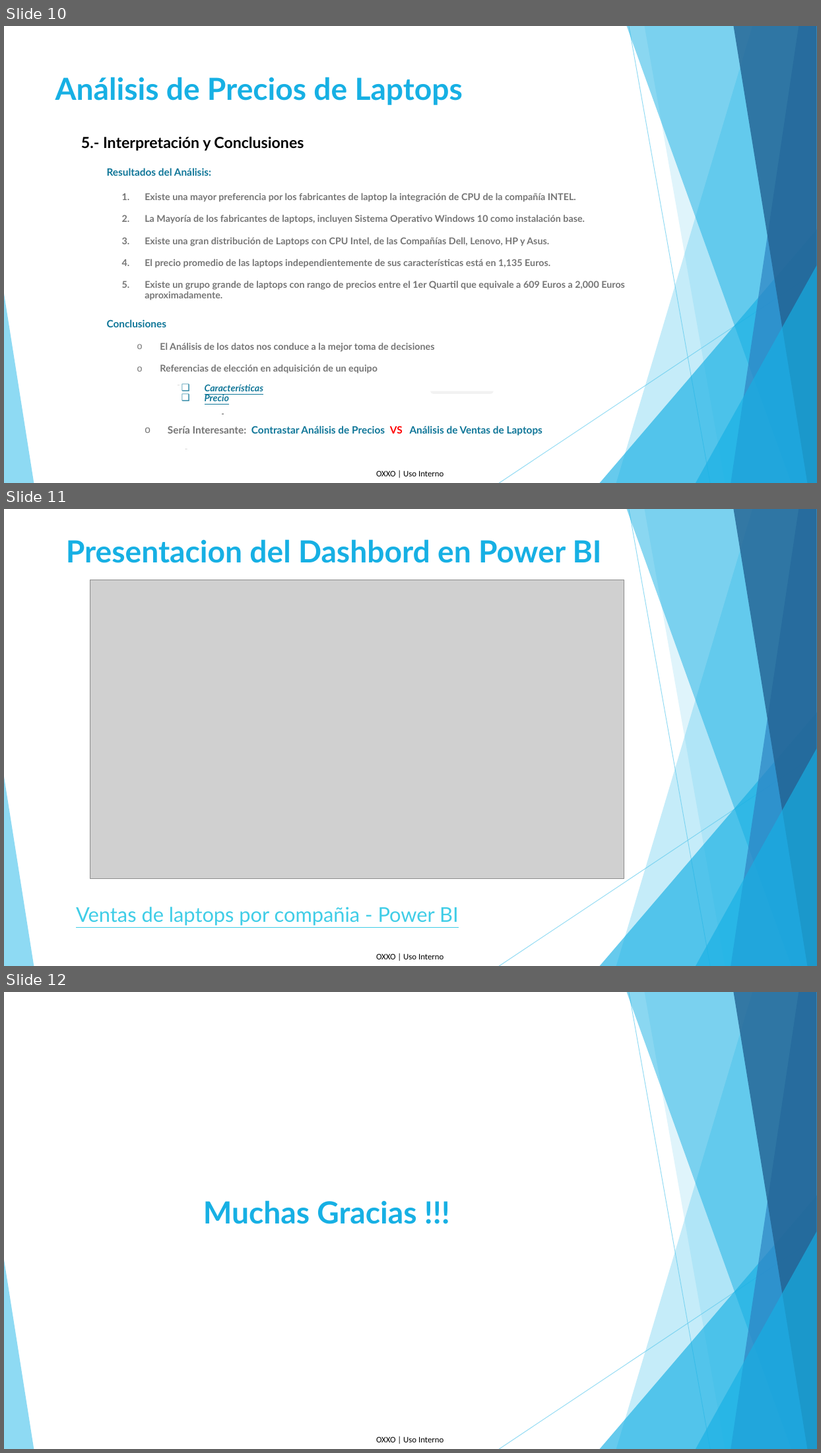
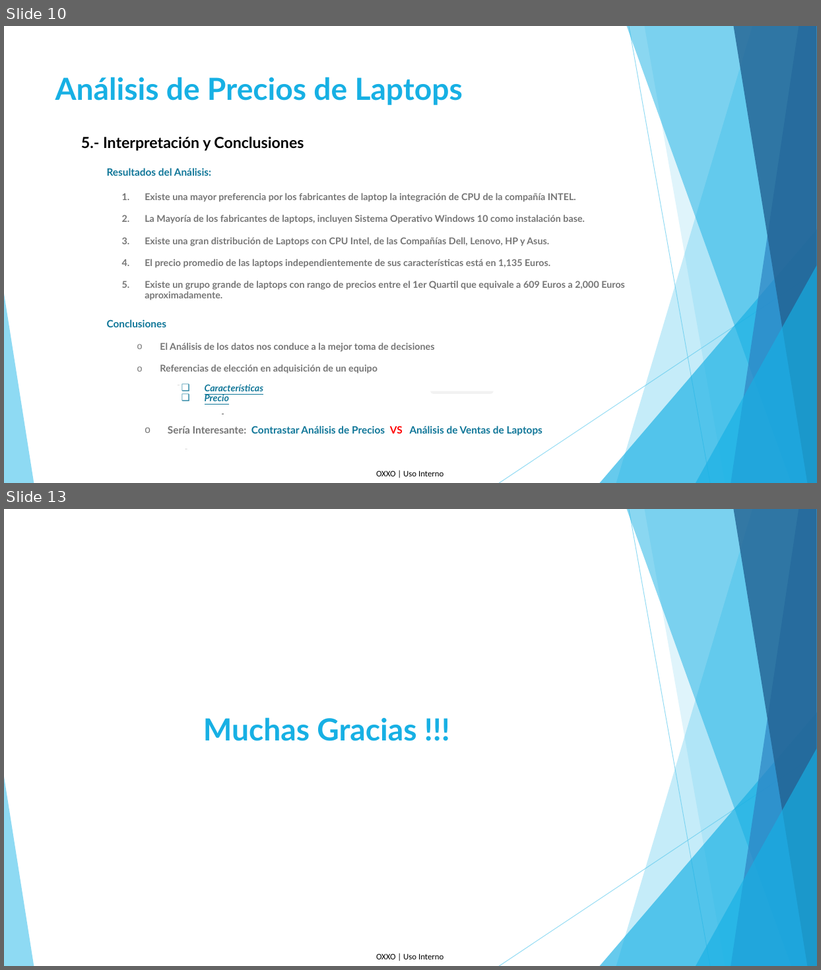
Before and after one commit to pinefox8383/Proyecto_Final_Diplomado, a slide deck: Presentación.pptx. Shown one above the other, each under a label of ours: slides 10, 11 and 12 before the commit, slides 10 and 13 after it; the slides between them are not shown. The pictures are 821x1453 and 821x970 pixels, drawn with LibreOffice and Linux fonts; fonts in the diff are those of the drawing; grey boxes stand for pictures. Boxes give left, top, right and bottom in pixels: in the first picture for what was removed or moved away, otherwise in the second. Text is boxed around its words. In the diff, an @@ line names an element or a change of style, - is before the commit and + after.

```diff
--- a/Presentación.pptx
+++ b/Presentación.pptx
@@ slide 11 removed at box(4, 509, 817, 966), background #FFFFFF; not listed: 11 template elements that a slide beside it also shows @@
@@ title removed at box(66, 539, 602, 563) @@
-Presentacion del Dashbord en Power BI
@@ picture removed at box(90, 580, 624, 879) @@
@@ text removed at box(76, 907, 459, 926) @@
-Ventas de laptops por compañia - Power BI
@@ what was slide 12 is now slide 13 @@
```
Also in this commit, not shown: 2 slides added, 1 other file.
